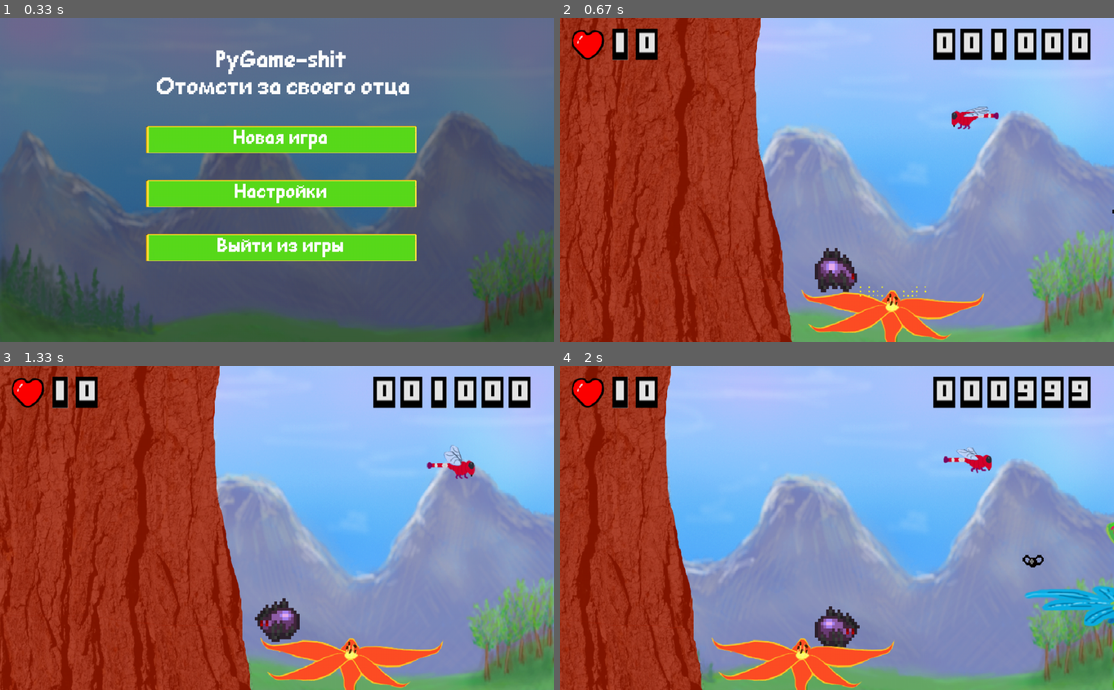
Above: before the commit, frames 1-4 (two rows, left to right).
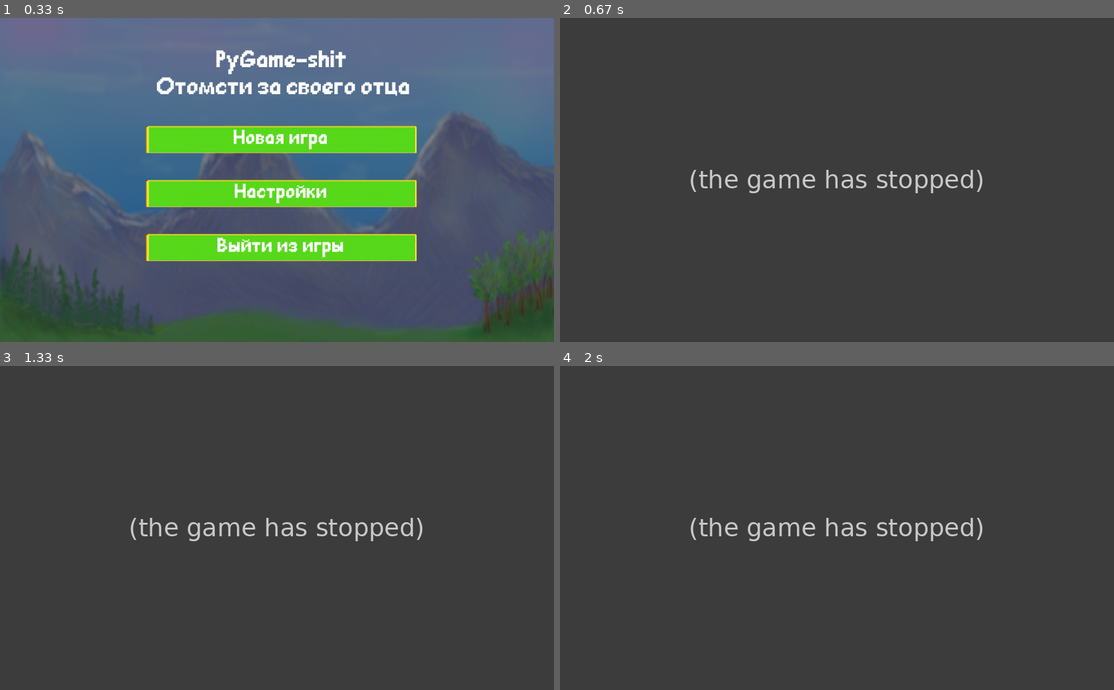
Above: after the commit, the same moments.

Repository: SwampWood/PyGame-shit
Game: pygame game, started from main.py
Two runs of this game, one before a commit and one after it. Both use one fixed random seed, a clock stepped at 60 frames per second and the inputs below.
Inputs (mouse positions are in pixels of both pictures, inside the frame that each line leads up to):
- Up to frame 1 (0.33 s): no input
- Up to frame 2 (0.67 s): click (842, 137) at 0.38 s
- Up to frame 3 (1.33 s): hold A 0.67-1.2 s; hold A from 1.23 s (still down); tap Space at 1.3 s
- Up to frame 4 (2 s): tap Space at 1.6, 1.73 s; release A at 1.63 s; hold D from 1.67 s (still down)

Frame 1 is identical in both runs. In frame 2, 99% of the frame differs, in the area x 0-100%, y 0-100%; in frame 3, 99%; in frame 4, 99%.
After the commit the program exited at 0.38 s; later frames show no game.

Commit message:
Подказка по управлению в начале игры

Diff:
--- a/main.py
+++ b/main.py
@@ -49,6 +49,12 @@
         exec(file.read())
 
 
+def clear_UI():
+    global background, current_UI
+    background = pygame.transform.scale(load_image("background.png"), (width, height))
+    current_UI = pygame.sprite.Group()
+
+
 def new_game():
     global all_sprites, all_enemies, all_allies, all_platforms, tree
     global system_bars, current_UI, horizontal_borders, player, score, background
@@ -58,41 +64,15 @@
     all_platforms = pygame.sprite.Group()
     tree = pygame.sprite.Group()
     system_bars = pygame.sprite.Group()
-    current_UI = pygame.sprite.Group()
     horizontal_borders = pygame.sprite.Group()
-    background = pygame.transform.scale(load_image("background.png"), (width, height))
+    clear_UI()
     player = Spider()
     create_map()
     Border(0, -2, 6624)
     Border(0, 700, 6624)
     HealthBar()
     score = Score()
-
-
-def clear_UI():
-    global background, current_UI
-    background = pygame.transform.scale(load_image("background.png"), (width, height))
-    current_UI = pygame.sprite.Group()
-
-
-def new_game():
-    global all_sprites, all_enemies, all_allies, all_platforms, tree
-    global system_bars, current_UI, horizontal_borders, player, score, background
-    all_sprites = pygame.sprite.Group()
-    all_enemies = pygame.sprite.Group()
-    all_allies = pygame.sprite.Group()
-    all_platforms = pygame.sprite.Group()
-    tree = pygame.sprite.Group()
-    system_bars = pygame.sprite.Group()
-    current_UI = pygame.sprite.Group()
-    horizontal_borders = pygame.sprite.Group()
-    background = pygame.transform.scale(load_image("background.png"), (width, height))
-    player = Spider()
-    create_map()
-    Border(0, -2, 6624)
-    Border(0, 700, 6624)
-    HealthBar()
-    score = Score()
+    Tutorial()
 
 
 class Camera:
@@ -240,7 +220,6 @@
         if self.func:
             self.func()
 
-
     def change_text(self, text):
         self.text.kill()
         text = Text(-50, -50, self.rect.height - 10, text)
@@ -299,6 +278,31 @@
         Button(270, 200, 50, 500, 'Продолжить', func_=clear_UI)
         Button(270, 300, 50, 500, 'Настройки', func_=lambda: Settings(Pause))
         Button(270, 400, 50, 500, 'Выйти из игры', func_=sys.exit)
+
+
+class Tutorial():
+    def __init__(self):
+        global background
+        clear_UI()
+        Text(10, 20, 25, 'Передвижение - A или D')
+        Text(300, 20, 25, 'Прыжок - Пробел')
+        Text(552, 20, 25, 'Выстрел ядом - ЛКМ')
+        Text(818, 20, 25, 'Укус - E')
+        Text(775, 60, 25, 'Укус имеет шанс')
+        Text(760, 90, 25, 'восстановить 1 жизнь')
+        Text(10, 330, 25, 'Выстрел паутиной - ПКМ')
+        Text(350, 360, 22, 'Осторожно!')
+        Text(310, 395, 22, 'Паутина растягивается.')
+        Text(280, 430, 22, 'Успейте спрыгнуть использовав')
+        Text(370, 455, 22, 'Пробел')
+        Text(500, 330, 25, 'Побеждайте противников')
+        Text(560, 360, 25, 'и повышайте счет')
+        Text(780, 330, 25, 'Вы можете съесть мух')
+        Text(790, 360, 25, 'чтобы восстановить')
+        Text(840, 390, 25, 'здоровье')
+        button = Button(0, 0, width, height, '', func_=clear_UI)
+        button.image.set_alpha(0)
+        background = pygame.transform.scale(load_image("Tutorial.png"), (width, height))
 
 
 class StartScreen:
@@ -810,7 +814,7 @@
                     self.health -= i.damage
                     self.immunity_frames = 60
 
-                    if i.__class__.__name__ == 'Bite' and random.randint(1, 100) == 98:
+                    if i.__class__.__name__ == 'Bite' and random.randint(1, 100) >= 90:
                         player.health += 1
                     elif i.__class__.__name__ == 'Poison':
                         self.poison_damage = 40
@@ -898,7 +902,7 @@
 class Fly(Enemy):
     enemy = load_image("Black_Fly.png")
 
-    def __init__(self, x, y, sheet=None, count=1, health=1):
+    def __init__(self, x, y, sheet=None, count=2, health=1):
         sheet = Fly.enemy if not sheet else sheet
         super().__init__(x, y, sheet, count, health)
         self.cost = 100
Binary file changed: data/Black_Fly.png
